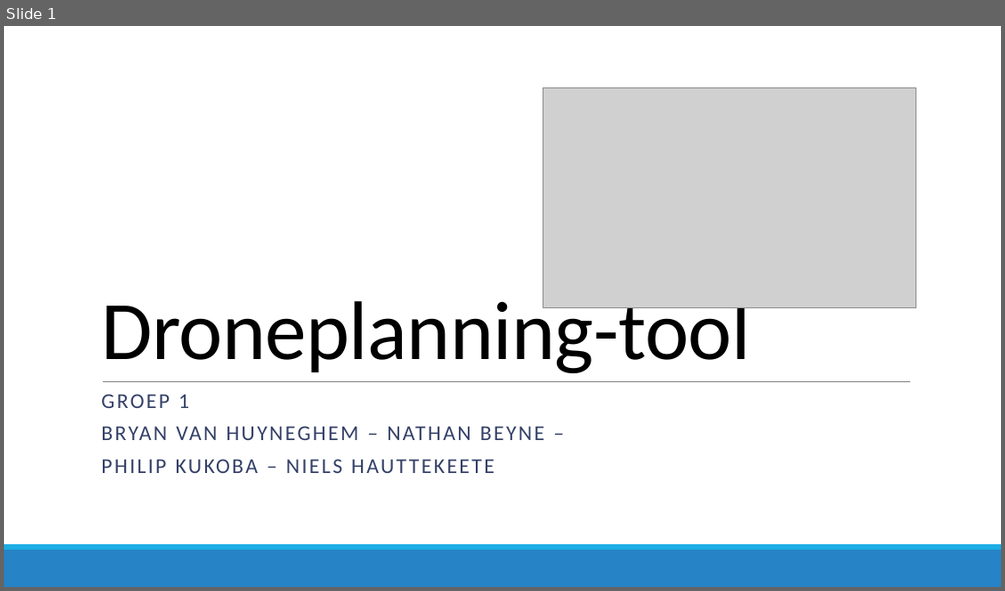
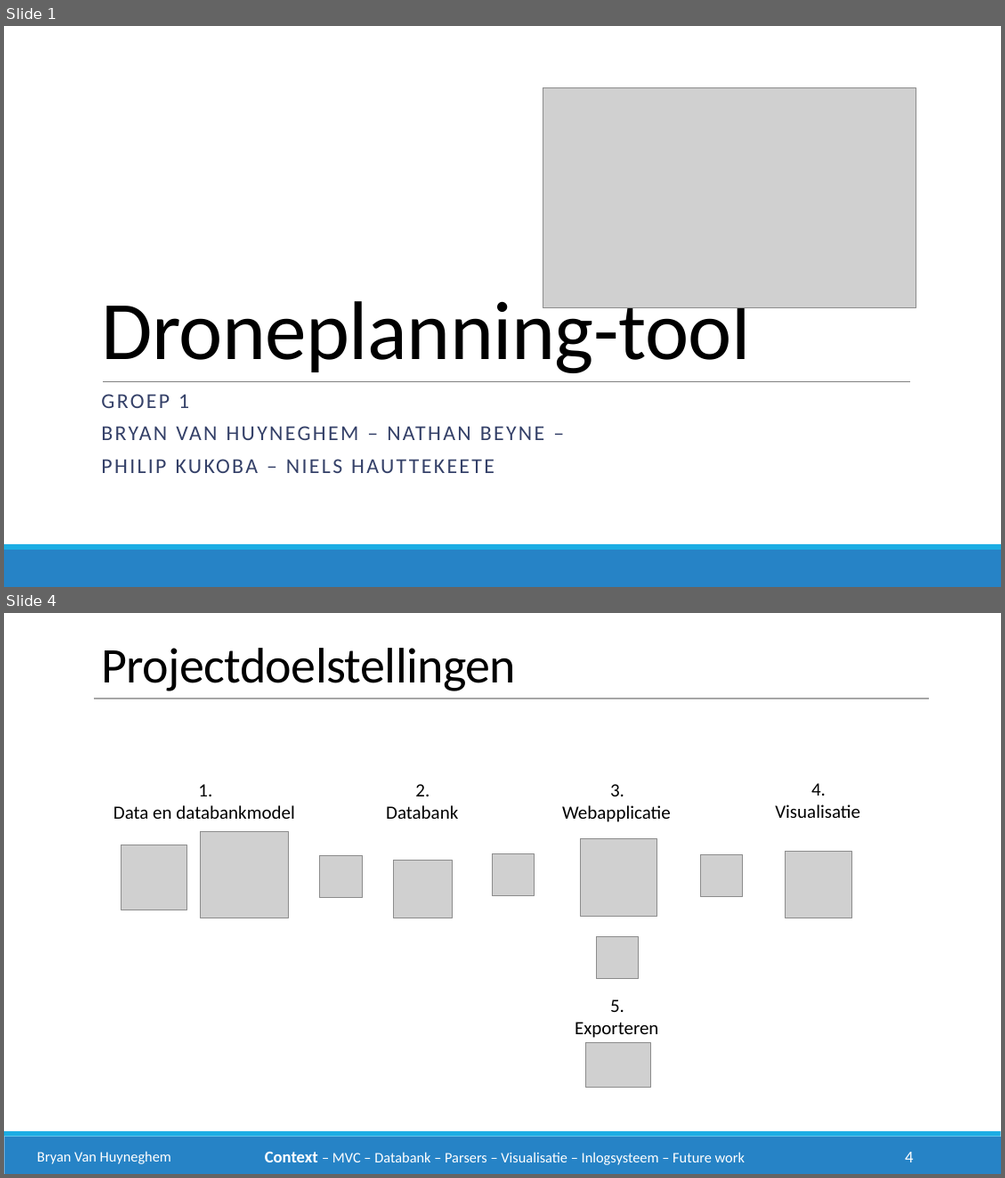
Before and after one commit to philipkukoba/Bachelors-Dissertation-DroneWebApp, a slide deck: documenten/eindpresentatie/drone1.pptx. Shown one above the other, each under a label of ours: slide 1 before the commit, slides 1 and 4 after it; the slides between them are not shown. The pictures are 1005x591 and 1005x1178 pixels, drawn with LibreOffice and Linux fonts; fonts in the diff are those of the drawing; grey boxes stand for pictures. Boxes give left, top, right and bottom in pixels: in the first picture for what was removed or moved away, otherwise in the second. Text is boxed around its words. In the diff, an @@ line names an element or a change of style, - is before the commit and + after.

```diff
--- a/documenten/eindpresentatie/drone1.pptx
+++ b/documenten/eindpresentatie/drone1.pptx
@@ slide 4 added at [4, 613, 1001, 1174], background #FFFFFF; not listed: 2 template elements that a slide beside it also shows @@
@@ text added at [101, 648, 516, 691], 48 pt, text #000000 @@
+Projectdoelstellingen
@@ line added from (94, 698) to (929, 698), #A6A6A6 1 pt @@
@@ text added at [113, 784, 294, 819], 18 pt, text #000000 @@
+1.
+Data en databankmodel
@@ text added at [386, 784, 458, 819], 18 pt, text #000000 @@
+2.
+Databank
@@ text added at [562, 784, 671, 822], 18 pt, text #000000 @@
+3.
+Webapplicatie
@@ text added at [775, 783, 860, 818], 18 pt, text #000000 @@
+4.
+Visualisatie
@@ picture added at [121, 844, 186, 910] @@
@@ picture added at [201, 832, 289, 918] @@
@@ picture added at [580, 839, 657, 916] @@
@@ picture added at [785, 852, 852, 918] @@
@@ picture added at [320, 855, 362, 898] @@
@@ picture added at [394, 860, 452, 918] @@
@@ picture added at [492, 854, 534, 896] @@
@@ picture added at [701, 854, 744, 897] @@
@@ picture added at [596, 936, 639, 979] @@
@@ text added at [574, 999, 658, 1038], 18 pt, text #000000 @@
+5.
+Exporteren
@@ picture added at [586, 1043, 651, 1087] @@
@@ text added at [37, 1151, 171, 1164], 14 pt, text #FFFFFF @@
+Bryan Van Huyneghem
@@ text added at [265, 1151, 744, 1165], 14 pt, text #FFFFFF @@
+Context – MVC – Databank – Parsers – Visualisatie – Inlogsysteem – Future work
@@ page number added at [905, 1151, 913, 1162], 16 pt, text #FFFFFF @@
+4
```
Also in this commit, not shown: 2 slides changed, 4 other slides added.
